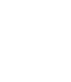
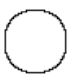
Revision of a layered (71, 82) image; what changed, layer by layer:
added layer "a #1" above "head_shape_5_raw.png" over [4, 9, 67, 74]
